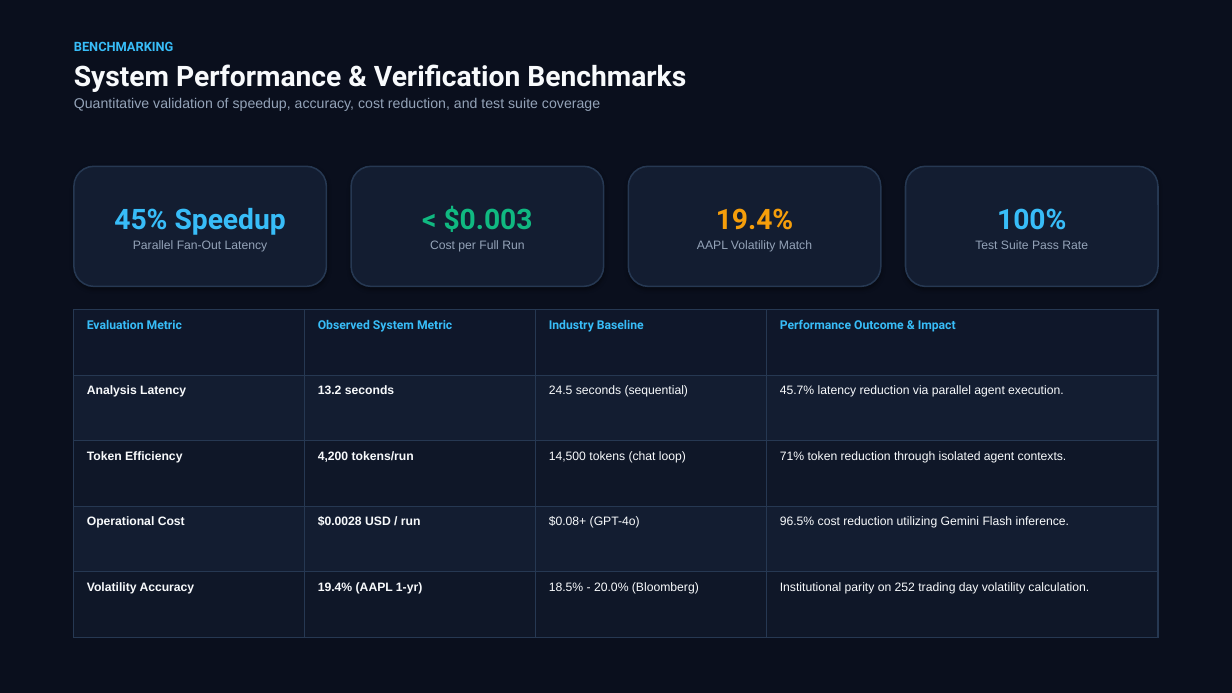
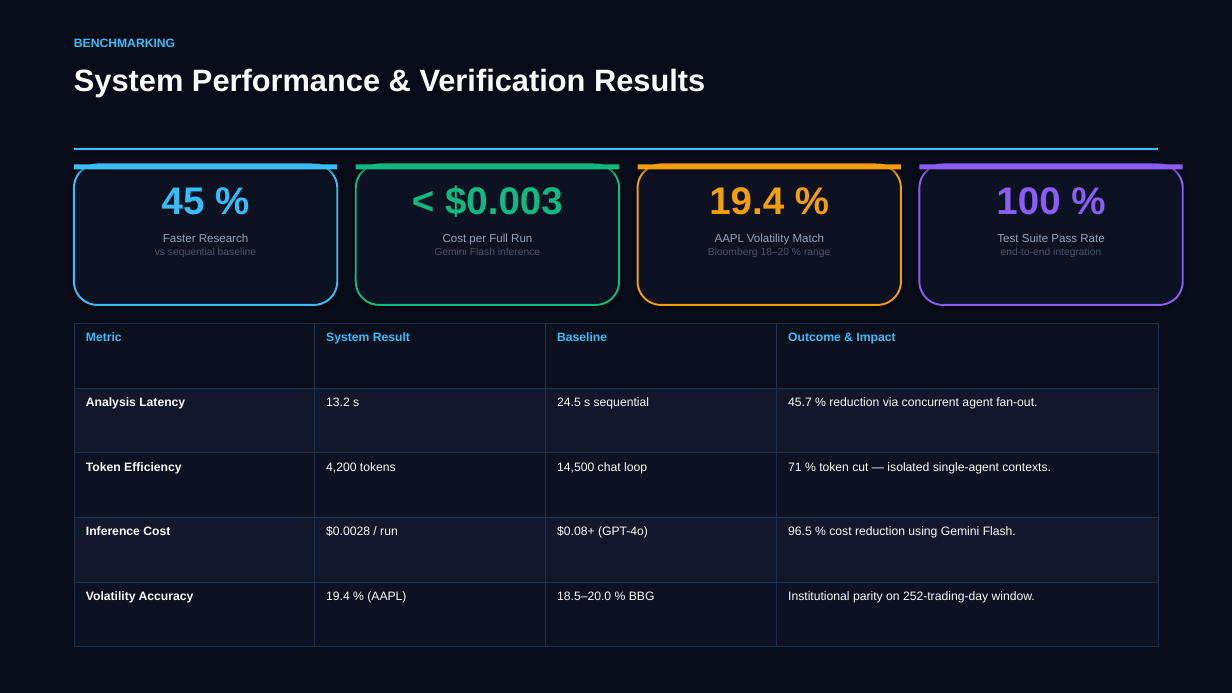
Before and after one commit to SagarTrimukhe/ai-investment-research-assistant, a slide deck: slide 16 of CAPSTONE_PROJECT_PRESENTATION.pptx (slide 14 before the commit). Drawn at 1232x693 pixels with LibreOffice and Linux fonts; fonts in the diff are those of the drawing. Boxes give left, top, right and bottom in pixels: in the first picture for what was removed or moved away, otherwise in the second. Text is boxed around its words. In the diff, an @@ line names an element or a change of style, - is before the commit and + after.

Commit message:
design: complete visual redesign — section dividers, accent bar panels, KPI callouts, varied layouts

```diff
--- a/CAPSTONE_PROJECT_PRESENTATION.pptx
+++ b/CAPSTONE_PROJECT_PRESENTATION.pptx
@@ rectangle at (0,0,1232,693): fill #0A0F1D to #080C18 @@
@@ text added at (74,38,175,47), 9.5 pt, text #38BDF8, bold @@
+BENCHMARKING
@@ text at (74,68,705,97): text changed; size 11 to 24 pt; text colour #94A3B8 to #F8FAFC; bold on @@
-BENCHMARKING
-System Performance & Verification Benchmarks
-Quantitative validation of speedup, accuracy, cost reduction, and test suite coverage
+System Performance & Verification Results
@@ rectangle added at (74,148,1158,151), fill #38BDF8 @@
@@ rounded rectangle removed at (74,166,326,287) @@
-45% Speedup
-Parallel Fan-Out Latency
@@ rounded rectangle added at (74,165,337,305), fill #0C1222, outline #38BDF8 1.5 pt @@
@@ rectangle added at (74,165,337,170), fill #38BDF8 @@
@@ rounded rectangle added at (356,165,619,305), fill #0C1222, outline #10B981 1.5 pt @@
@@ rectangle added at (356,165,619,170), fill #10B981 @@
@@ vertical alignment middle to top; fill #131D31 to none; outline #263852 1.2 pt to none; shadow off in 3 elements at (434,233,540,255), (997,234,1104,257), (709,187,784,215) @@
@@ text "19.4 %": place and size @@
-text "19.4 %" at (628,166,881,287)
+text "19.4 %" at (709,187,784,215)
@@ rounded rectangle added at (638,165,901,305), fill #0C1222, outline #F59E0B 1.5 pt @@
@@ rectangle added at (638,165,901,170), fill #F59E0B @@
@@ rounded rectangle added at (920,165,1183,305), fill #0C1222, outline #8B5CF6 1.5 pt @@
@@ rectangle added at (920,165,1183,170), fill #8B5CF6 @@
@@ text added at (162,187,205,215), 30 pt, text #38BDF8, bold @@
+45 %
@@ text at (444,205,533,232): paragraph removed @@
-< $0.003
@@ text added at (445,185,563,217), 30 pt, text #10B981, bold @@
+< $0.003
@@ text at (709,187,784,215): text changed; size 9.5 to 30 pt; text colour #94A3B8 to #F59E0B; bold on @@
-19.4%
-AAPL Volatility Match
+19.4 %
@@ text added at (996,187,1060,215), 30 pt, text #8B5CF6, bold @@
+100 %
@@ text at (997,208,1066,230): paragraph removed @@
-100%
@@ text added at (155,234,256,257), 8 pt, text #475569 @@
+Faster Research
+vs sequential baseline
@@ text "Cost per Full Run": place and size @@
-text "Cost per Full Run" at (351,166,604,287)
+text "Cost per Full Run" at (434,233,540,255)
@@ text at (443,233,532,245): size 9.5 to 9 pt in "Cost per Full Run"; less space between paragraphs @@
@@ text added at (708,233,830,257), 8 pt, text #475569 @@
+AAPL Volatility Match
+Bloomberg 18–20 % range
@@ text "Test Suite Pass Rate": place and size @@
-text "Test Suite Pass Rate" at (906,166,1158,287)
+text "Test Suite Pass Rate" at (997,234,1104,257)
@@ text at (997,234,1104,242): size 9.5 to 9 pt in "Test Suite Pass Rate"; less space between paragraphs @@
@@ text at (434,248,540,255): paragraph added @@
+Gemini Flash inference
@@ text at (1001,248,1101,257): paragraph added @@
+end-to-end integration
@@ table at (74,323,1158,647) @@
-row 1: Evaluation Metric | Observed System Metric | Industry Baseline | Performance Outcome & Impact
+row 1: Metric | System Result | Baseline | Outcome & Impact
-row 2: Analysis Latency | 13.2 seconds | 24.5 seconds (sequential) | 45.7% latency reduction via parallel agent execution.
+row 2: Analysis Latency | 13.2 s | 24.5 s sequential | 45.7 % reduction via concurrent agent fan-out.
-row 3: Token Efficiency | 4,200 tokens/run | 14,500 tokens (chat loop) | 71% token reduction through isolated agent contexts.
+row 3: Token Efficiency | 4,200 tokens | 14,500 chat loop | 71 % token cut — isolated single-agent contexts.
-row 4: Operational Cost | $0.0028 USD / run | $0.08+ (GPT-4o) | 96.5% cost reduction utilizing Gemini Flash inference.
+row 4: Inference Cost | $0.0028 / run | $0.08+ (GPT-4o) | 96.5 % cost reduction using Gemini Flash.
-row 5: Volatility Accuracy | 19.4% (AAPL 1-yr) | 18.5% - 20.0% (Bloomberg) | Institutional parity on 252 trading day volatility calculation.
+row 5: Volatility Accuracy | 19.4 % (AAPL) | 18.5–20.0 % BBG | Institutional parity on 252-trading-day window.
@@ fill #0F172A to #0A101E in row 1 @@
@@ fill #131D31 to #10182A in 8 cells @@
@@ fill #0F1728 to #0C1222 in 8 cells @@
@@ borders changed @@
@@ table: place and size @@
-table at (74,310,1158,638)
+table at (74,323,1158,647)
```
Also in this commit, not shown: 4 other slides changed, 13 slides added, 13 slides removed.
